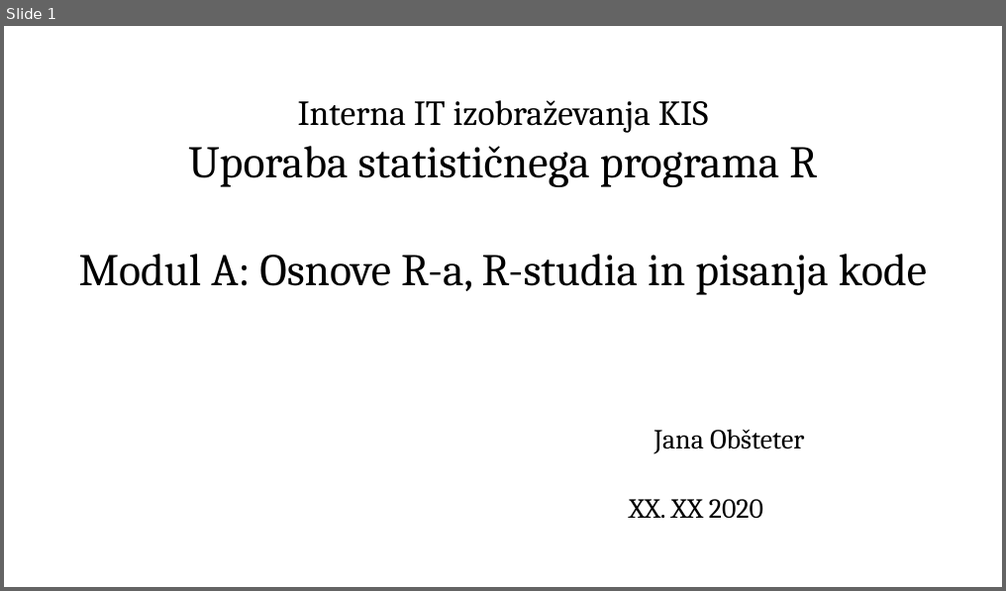
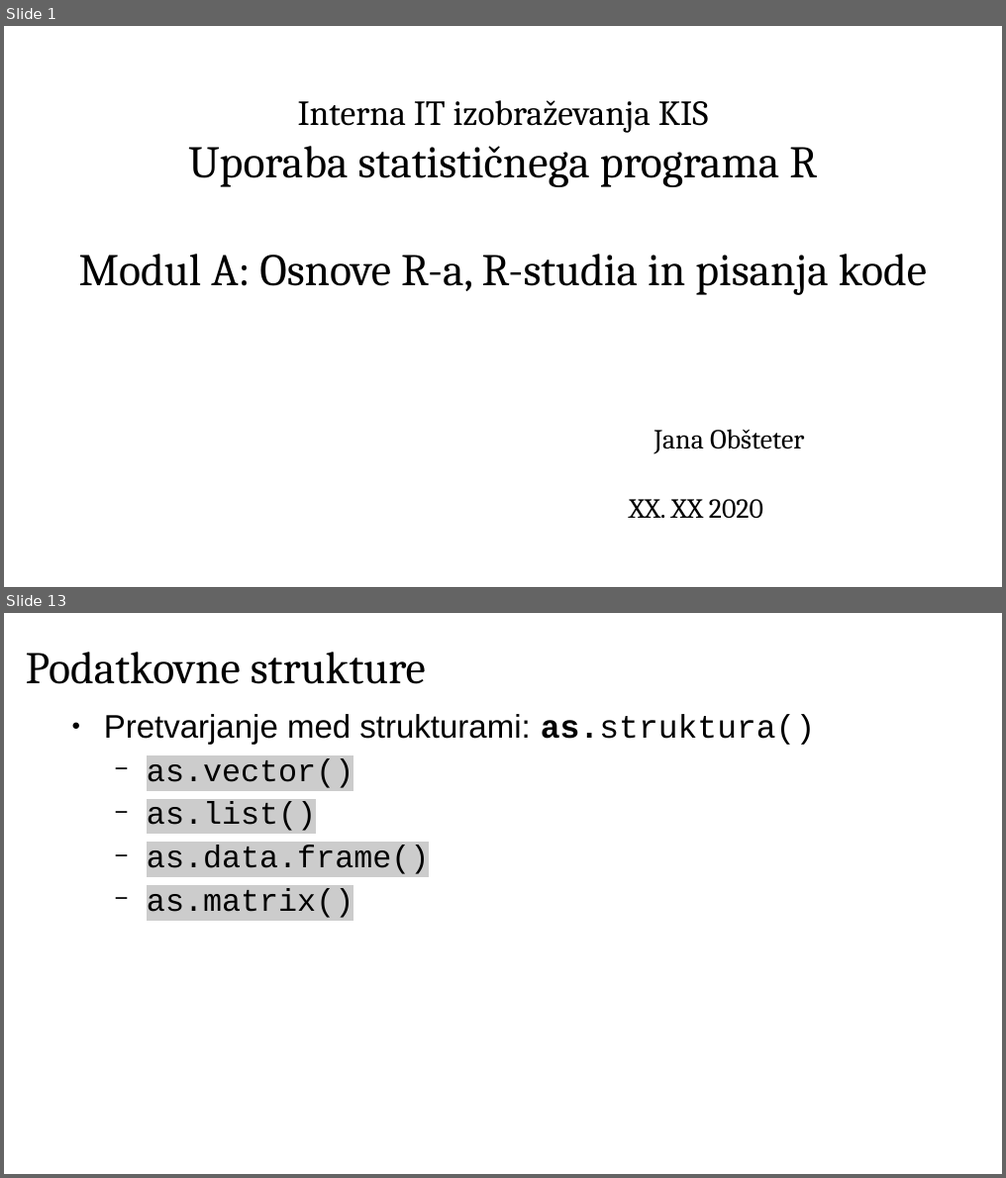
Before and after one commit to janaobsteter/Genotype_CODES, a slide deck: IT_Rtecaj.odp. Shown one above the other, each under a label of ours: slide 1 before the commit, slides 1 and 13 after it; the slides between them are not shown. The pictures are 1006x591 and 1006x1178 pixels, drawn with LibreOffice and Linux fonts; fonts in the diff are those of the drawing. Boxes give left, top, right and bottom in pixels: in the first picture for what was removed or moved away, otherwise in the second. Text is boxed around its words. In the diff, an @@ line names an element or a change of style, - is before the commit and + after.

```diff
--- a/IT_Rtecaj.odp
+++ b/IT_Rtecaj.odp
@@ slide 13 added at [4,613,1002,1174], background #FFFFFF @@
@@ title added at [26,652,426,684], 36 pt, text #000000 @@
+Podatkovne strukture
@@ text added at [104,714,815,918], 25 pt, text #000000 @@
+● Pretvarjanje med strukturami: as.struktura()
+  − as.vector()
+  − as.list()
+  − as.data.frame()
+  − as.matrix()
```
Also in this commit, not shown: 4 slides changed, 11 other slides added, 1 slide removed, 2 other files.
